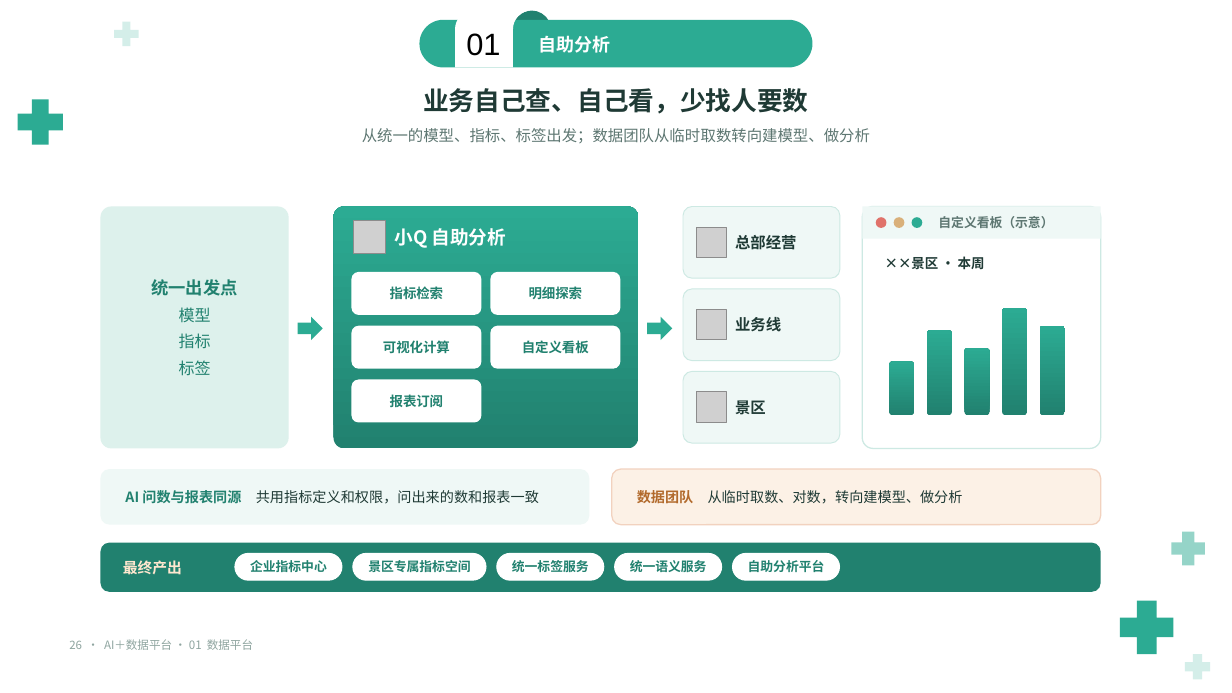
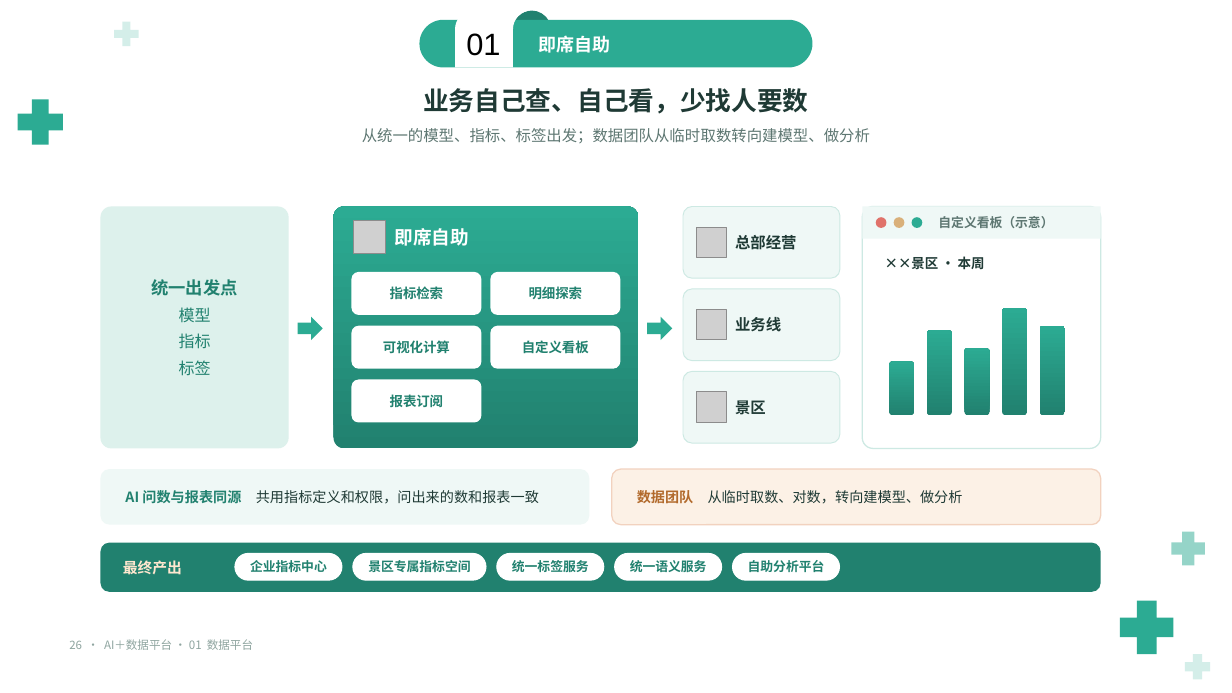
Before and after one commit to keanying/relevance, a slide deck: slide 26 of AI＋数据平台_老板汇报_青绿模板.pptx. Drawn at 1232x693 pixels with LibreOffice and Linux fonts; fonts in the diff are those of the drawing; grey boxes stand for pictures; background and template pictures are left out. Boxes give left, top, right and bottom in pixels: in the first picture for what was removed or moved away, otherwise in the second. Text is boxed around its words. In the diff, an @@ line names an element or a change of style, - is before the commit and + after.

```diff
--- a/AI＋数据平台_老板汇报_青绿模板.pptx
+++ b/AI＋数据平台_老板汇报_青绿模板.pptx
@@ text at (x1=539, y1=35, x2=611, y2=53): text changed; font Noto Sans CJK SC to Roboto @@
-自助分析
+即席自助
@@ text at (x1=394, y1=228, x2=468, y2=246): text changed @@
-小Q 自助分析
+即席自助
```
Also in this commit, not shown: 10 other slides changed.
